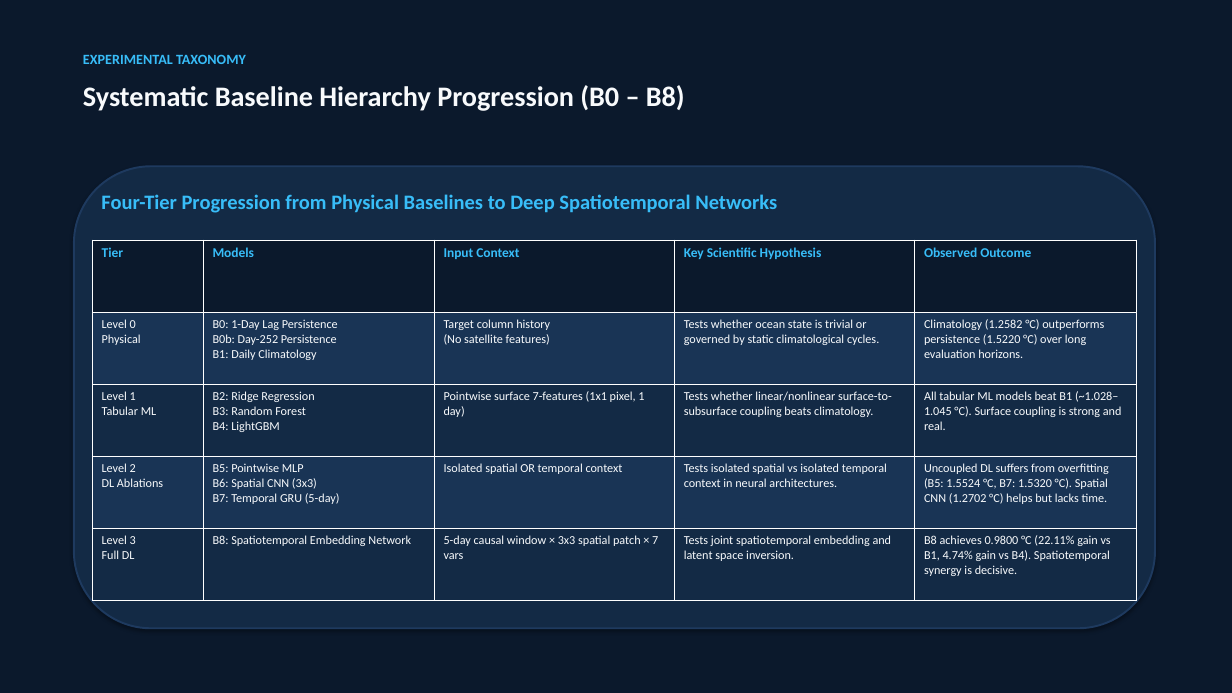
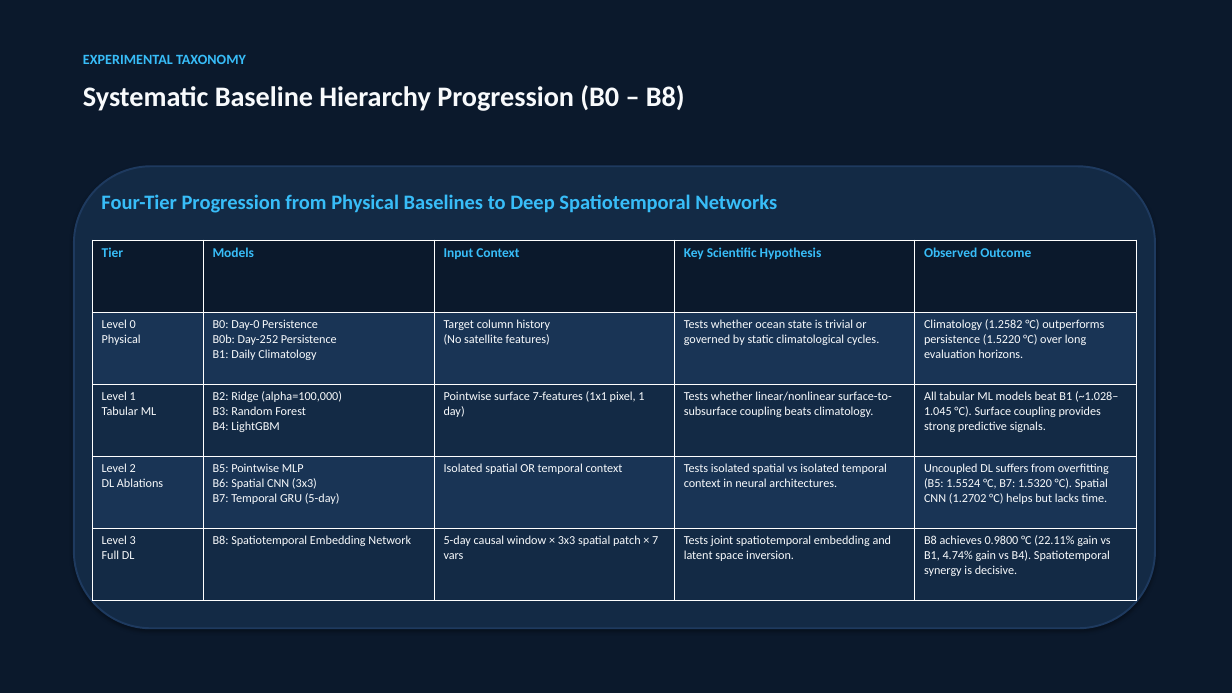
Before and after one commit to neeravjain91-jpg/-Satellite-Embedding, a slide deck: slide 5 of submission/Final_Project_Presentation.pptx. Drawn at 1232x693 pixels with LibreOffice and Linux fonts; fonts in the diff are those of the drawing. Boxes give left, top, right and bottom in pixels: in the first picture for what was removed or moved away, otherwise in the second. Text is boxed around its words. In the diff, an @@ line names an element or a change of style, - is before the commit and + after.

Commit message:
docs: align submission artifacts with authoritative protocol, temporal splits, B2 alpha, and B8 architecture

```diff
--- a/submission/Final_Project_Presentation.pptx
+++ b/submission/Final_Project_Presentation.pptx
@@ table at (x1=92, y1=240, x2=1137, y2=601) @@
-row 2, column 2: B0: 1-Day Lag Persistence B0b: Day-252 Persistence B1: Daily Climatology
+row 2, column 2: B0: Day-0 Persistence B0b: Day-252 Persistence B1: Daily Climatology
-row 3, column 2: B2: Ridge Regression B3: Random Forest B4: LightGBM
+row 3, column 2: B2: Ridge (alpha=100,000) B3: Random Forest B4: LightGBM
-row 3, column 5: All tabular ML models beat B1 (~1.028–1.045 °C). Surface coupling is strong and real.
+row 3, column 5: All tabular ML models beat B1 (~1.028–1.045 °C). Surface coupling provides strong predictive signals.
```
Also in this commit, not shown: 9 other slides changed, 9 other files.
